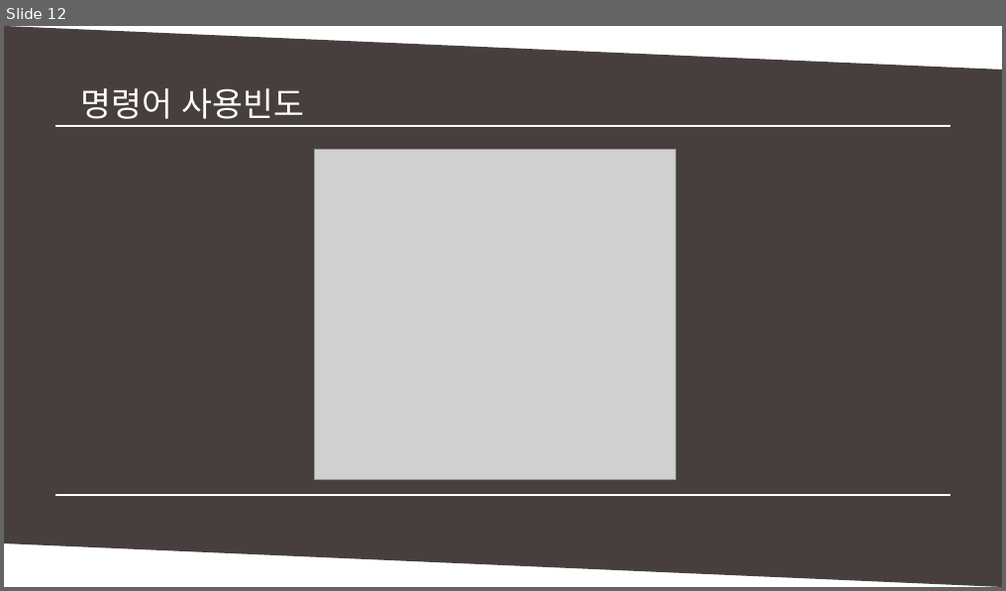
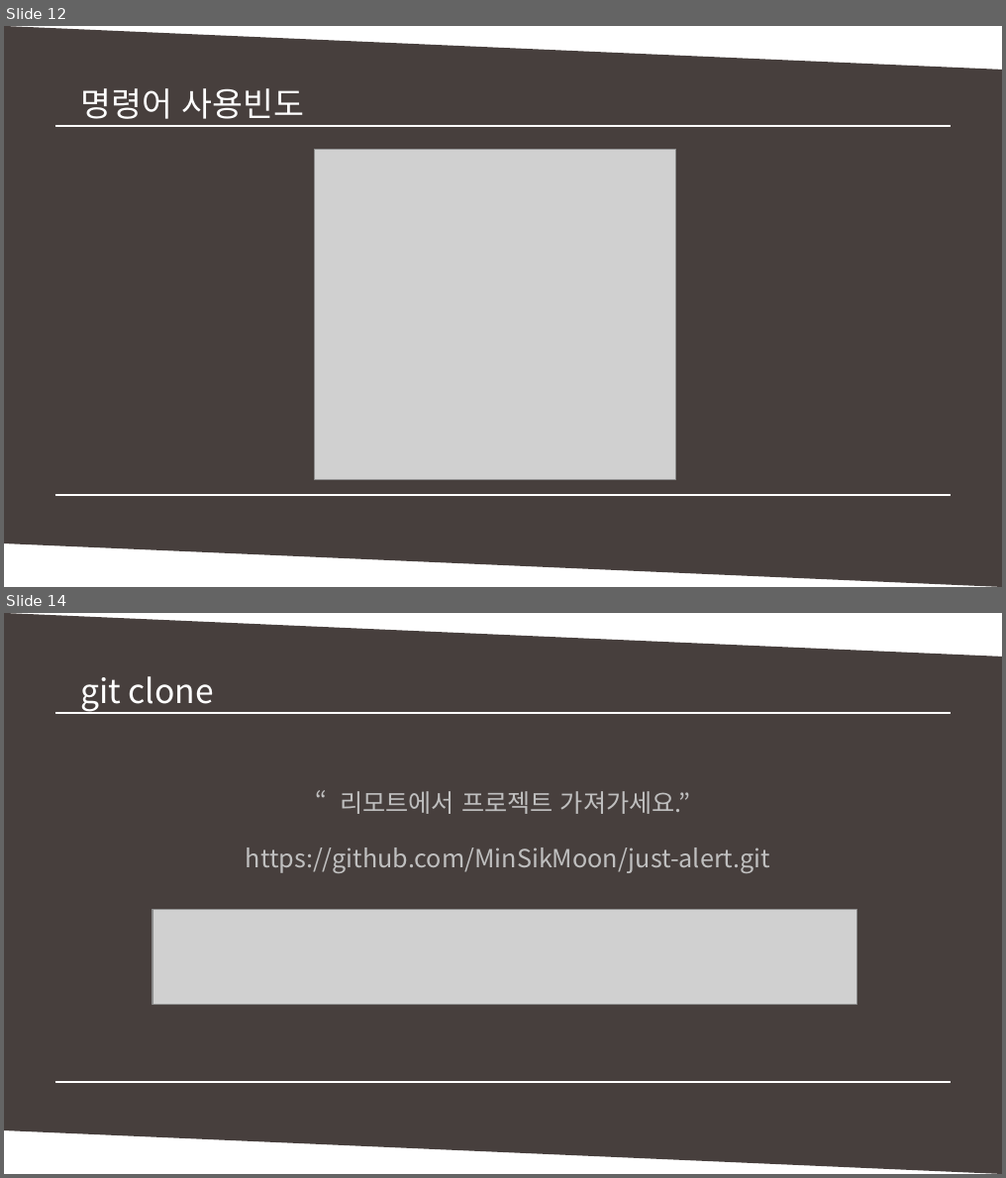
Before and after one commit to MinSikMoon/pptgit, a slide deck: git발표.pptx. Shown one above the other, each under a label of ours: slide 12 before the commit, slides 12 and 14 after it; the slides between them are not shown. The pictures are 1006x591 and 1006x1178 pixels, drawn with LibreOffice and Linux fonts; fonts in the diff are those of the drawing; grey boxes stand for pictures. Boxes give left, top, right and bottom in pixels: in the first picture for what was removed or moved away, otherwise in the second. Text is boxed around its words. In the diff, an @@ line names an element or a change of style, - is before the commit and + after.

```diff
--- a/git발표.pptx
+++ b/git발표.pptx
@@ slide 14 added at [4, 613, 1002, 1174], background #FFFFFF @@
@@ parallelogram added at [4, 613, 1002, 1173], fill #473F3D @@
@@ text added at [80, 676, 214, 713], 24 pt, text #FFFFFF @@
+git clone
@@ line added from (54, 713) to (951, 713), #FFFFFF 1 pt @@
@@ line added from (62, 713) to (951, 713), #FFFFFF 1 pt @@
@@ text added at [340, 791, 691, 814], 18 pt, text #BFBFBF @@
+“리모트에서 프로젝트 가져가세요.”
@@ text added at [246, 848, 770, 873], 18 pt, text #BFBFBF @@
+https://github.com/MinSikMoon/just-alert.git
@@ picture added at [152, 909, 857, 1005] @@
@@ line added from (54, 1082) to (944, 1082), #FFFFFF 1 pt @@
@@ line added from (54, 1082) to (951, 1082), #FFFFFF 1 pt @@
```
Also in this commit, not shown: 1 slide changed, 3 other slides added, 1 slide removed.
